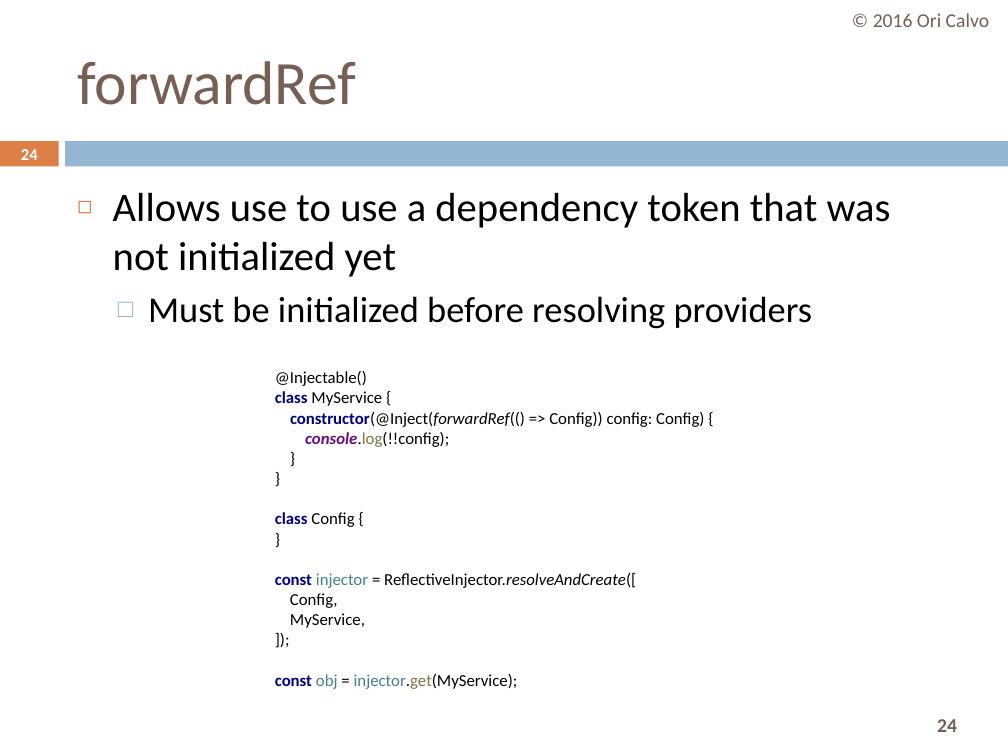
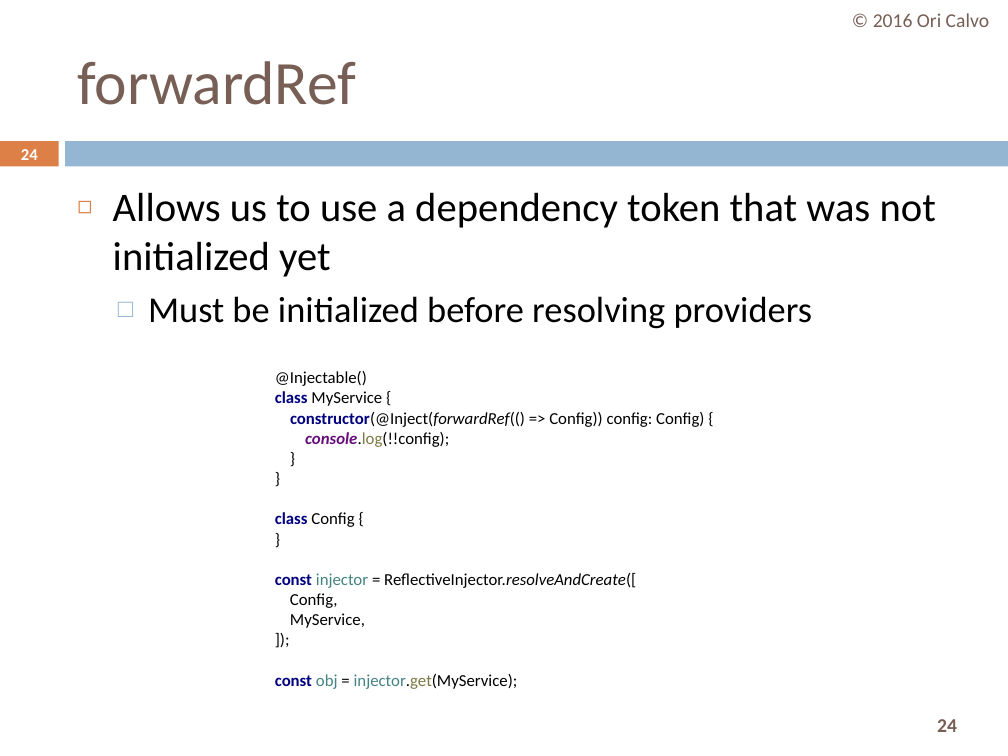
Before and after one commit to oricalvo/course-angular, a slide deck: slide 24 of PPTs/02 Dependency Injection.pptx. Drawn at 1008x756 pixels with LibreOffice and Linux fonts; fonts in the diff are those of the drawing. Boxes give left, top, right and bottom in pixels: in the first picture for what was removed or moved away, otherwise in the second. Text is boxed around its words. In the diff, an @@ line names an element or a change of style, - is before the commit and + after.

```diff
--- a/PPTs/02 Dependency Injection.pptx
+++ b/PPTs/02 Dependency Injection.pptx
@@ text at <box>113,192,936,277</box>: text changed @@
-◻ Allows use to use a dependency token that was not initialized yet
+◻ Allows us to use a dependency token that was not initialized yet
```
Also in this commit, not shown: 11 other slides changed, 5 other files.
